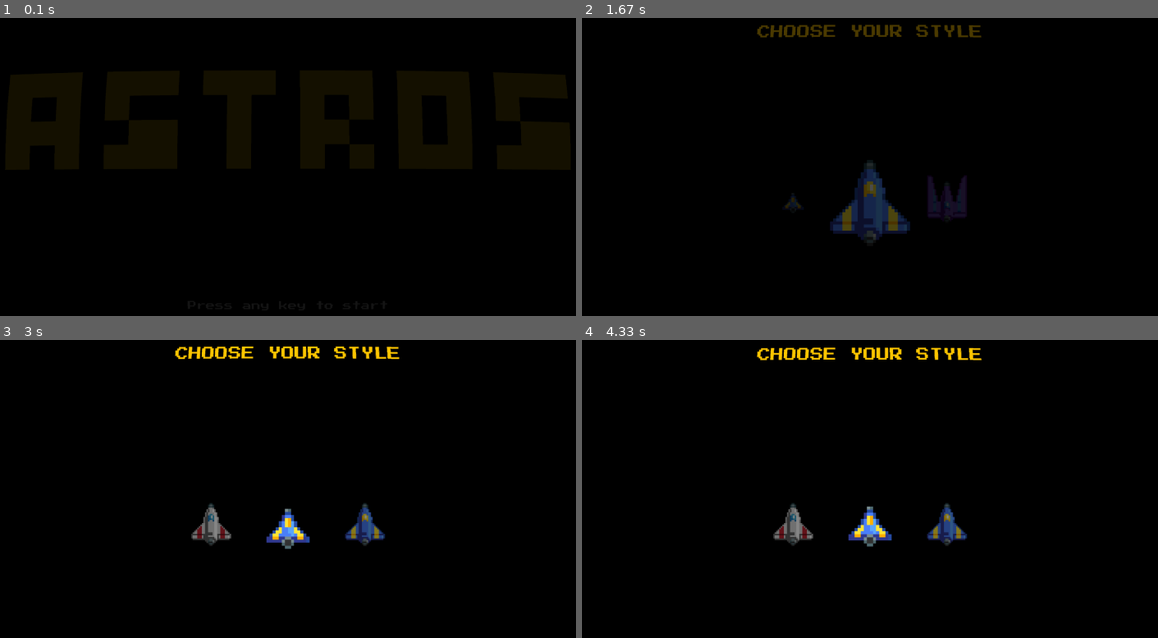
Above: before the commit, frames 1-4 (two rows, left to right).
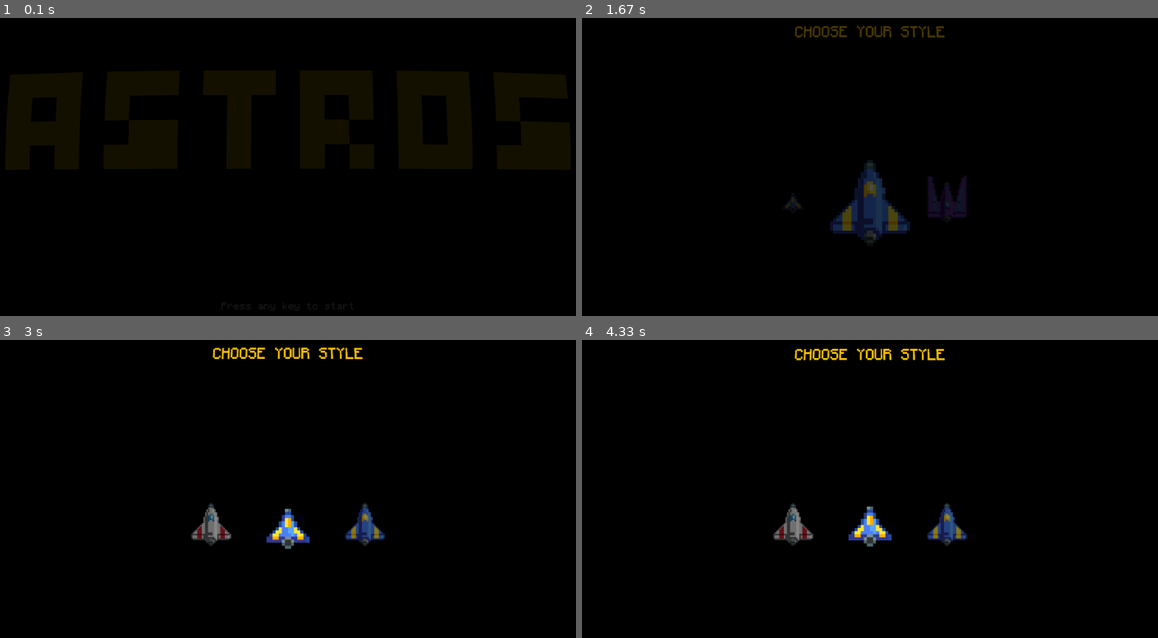
Above: after the commit, the same moments.

Repository: isGoodSoup/astros
Game: pygame game, started from main.py
Two runs of this game, one before a commit and one after it. Both use one fixed random seed, a clock stepped at 60 frames per second and the inputs below.
Inputs (mouse positions are in pixels of both pictures, inside the frame that each line leads up to):
- Up to frame 1 (0.1 s): no input
- Up to frame 2 (1.67 s): hold Right 0.33-0.8 s; move the mouse to (841, 220) at 0.37 s; hold Up 0.83-1.13 s; hold Right 1.17-1.63 s
- Up to frame 3 (3 s): hold Left 1.67-2.2 s; hold Left 2.23-2.63 s; hold Right from 2.67 s (still down)
- Up to frame 4 (4.33 s): release Right at 3.3 s; hold Left 3.33-3.8 s; hold Right 3.83-4.3 s

The runs differ from the first frame. In frame 2, 0.9% of the frame differs, in the area x 30-70%, y 2-7%; in frame 3, 1.1%; in frame 4, 1.2%.

Commit message:
add: new Monocraft font and update font selection logic

Diff:
--- a/scripts/fonts.py
+++ b/scripts/fonts.py
@@ -13,15 +13,15 @@
         self.size = size
 
         self.fonts = [
+            pygame.font.Font(resource_path("assets/fonts/Monocraft.ttf"), size),
             pygame.font.Font(resource_path("assets/fonts/PressStart2P.ttf"), size),
             pygame.font.Font(resource_path("assets/fonts/BoldPixels.ttf"), size * 2),
-            pygame.font.Font(resource_path("assets/fonts/Bytesized.ttf"), size * 2),
         ]
 
         if name is not None:
             self.fonts.insert(0, pygame.font.Font(name, size))
 
-        self.linesizes = [32, 32, 32]
+        self.linesizes = [32, 32]
         self.font_index = 0
         self.linesize = self.linesizes[self.font_index]
         self.current_font = self.fonts[self.font_index]
Binary file added: assets/fonts/Monocraft.ttf
